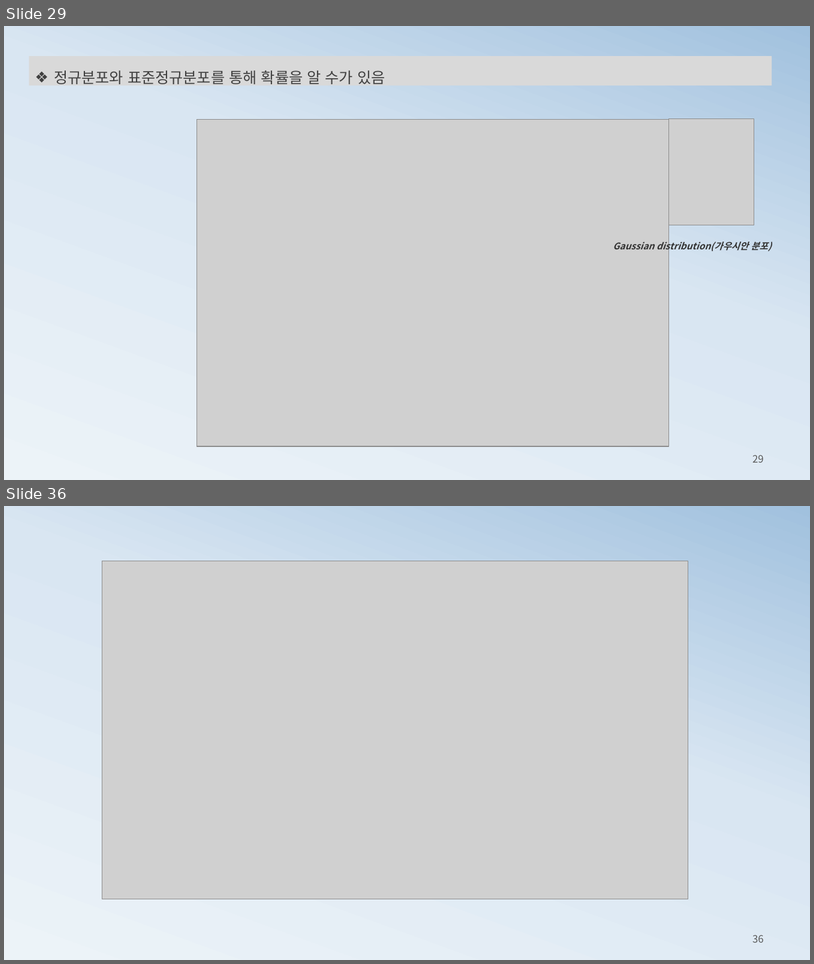
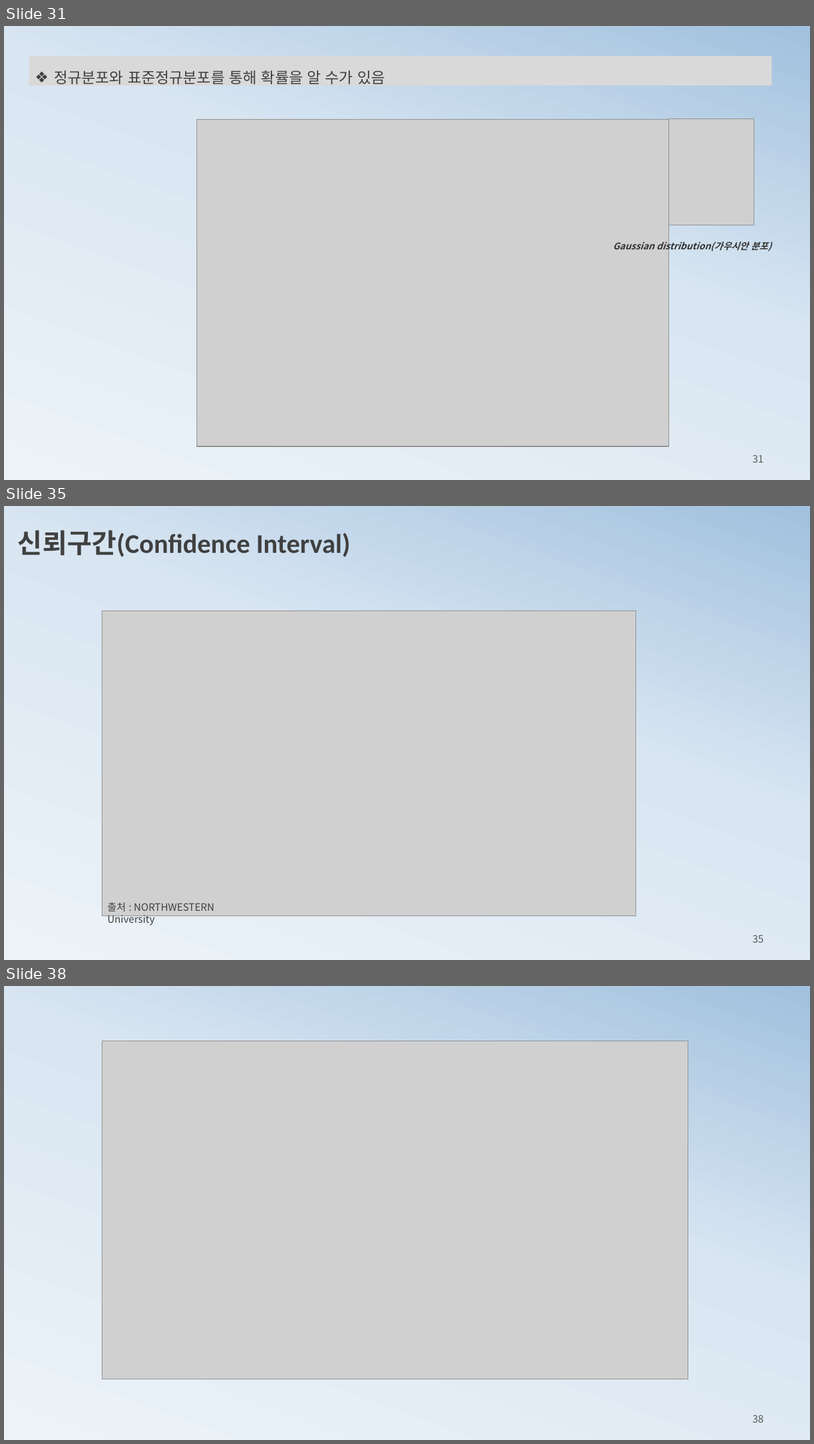
Before and after one commit to ancestor9/mathematics-for-machine-learning, a slide deck: 3_probability theory for machine learning.pptx. Shown one above the other, each under a label of ours: slides 29 and 36 before the commit, slides 31, 35 and 38 after it; the slides between them are not shown. The pictures are 814x964 and 814x1444 pixels, drawn with LibreOffice and Linux fonts; fonts in the diff are those of the drawing; grey boxes stand for pictures. Boxes give left, top, right and bottom in pixels: in the first picture for what was removed or moved away, otherwise in the second. Text is boxed around its words. In the diff, an @@ line names an element or a change of style, - is before the commit and + after.

```diff
--- a/3_probability theory for machine learning.pptx
+++ b/3_probability theory for machine learning.pptx
@@ slide 35 added at [4, 506, 810, 960], background gradient #ECF3F8 to #D9E6F2 to #A1C1DE @@
@@ text added at [18, 530, 351, 557], 32 pt, text #404040, bold @@
+신뢰구간(Confidence Interval)
@@ picture added at [102, 611, 636, 916] @@
@@ text added at [107, 902, 214, 925], 12 pt, text #404040 @@
+출처 : NORTHWESTERN University
@@ page number added at [753, 934, 764, 942], 12 pt, text #595959 @@
+35
@@ what was slide 29 is now slide 31 @@
@@ page number at [753, 454, 764, 462]: text changed @@
-29
+31
@@ what was slide 36 is now slide 38 @@
@@ page number at [753, 1414, 764, 1422]: text changed @@
-36
+38
```
Also in this commit, not shown: 15 slides changed, 5 other slides added, 4 slides removed.
